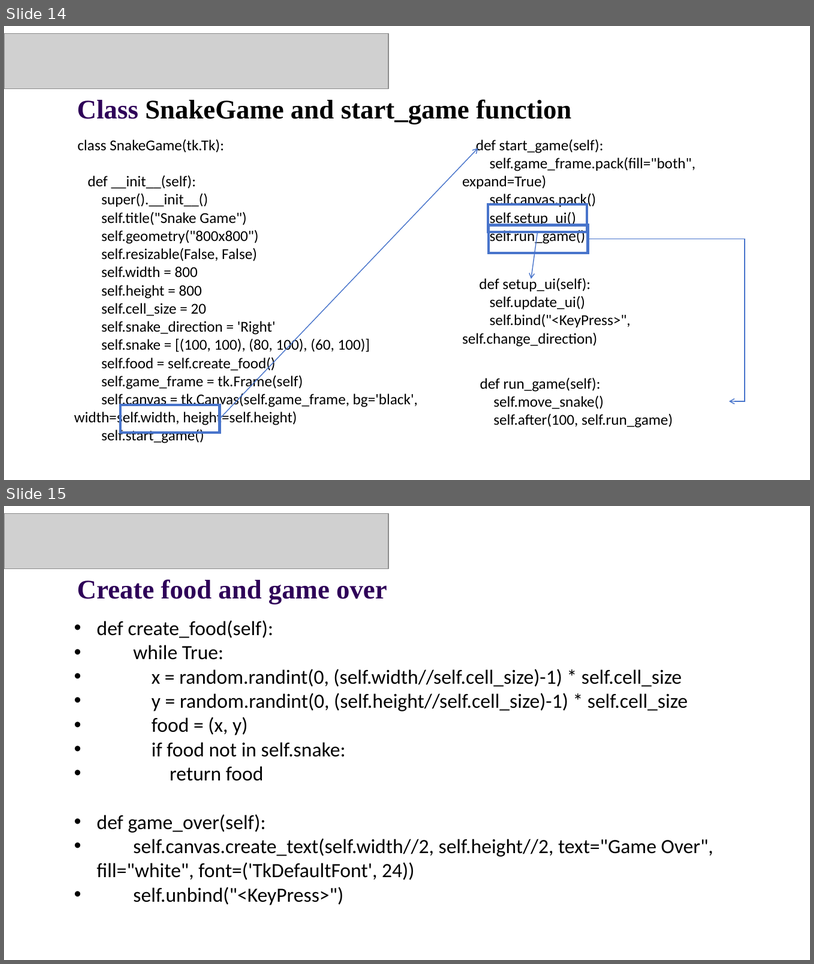
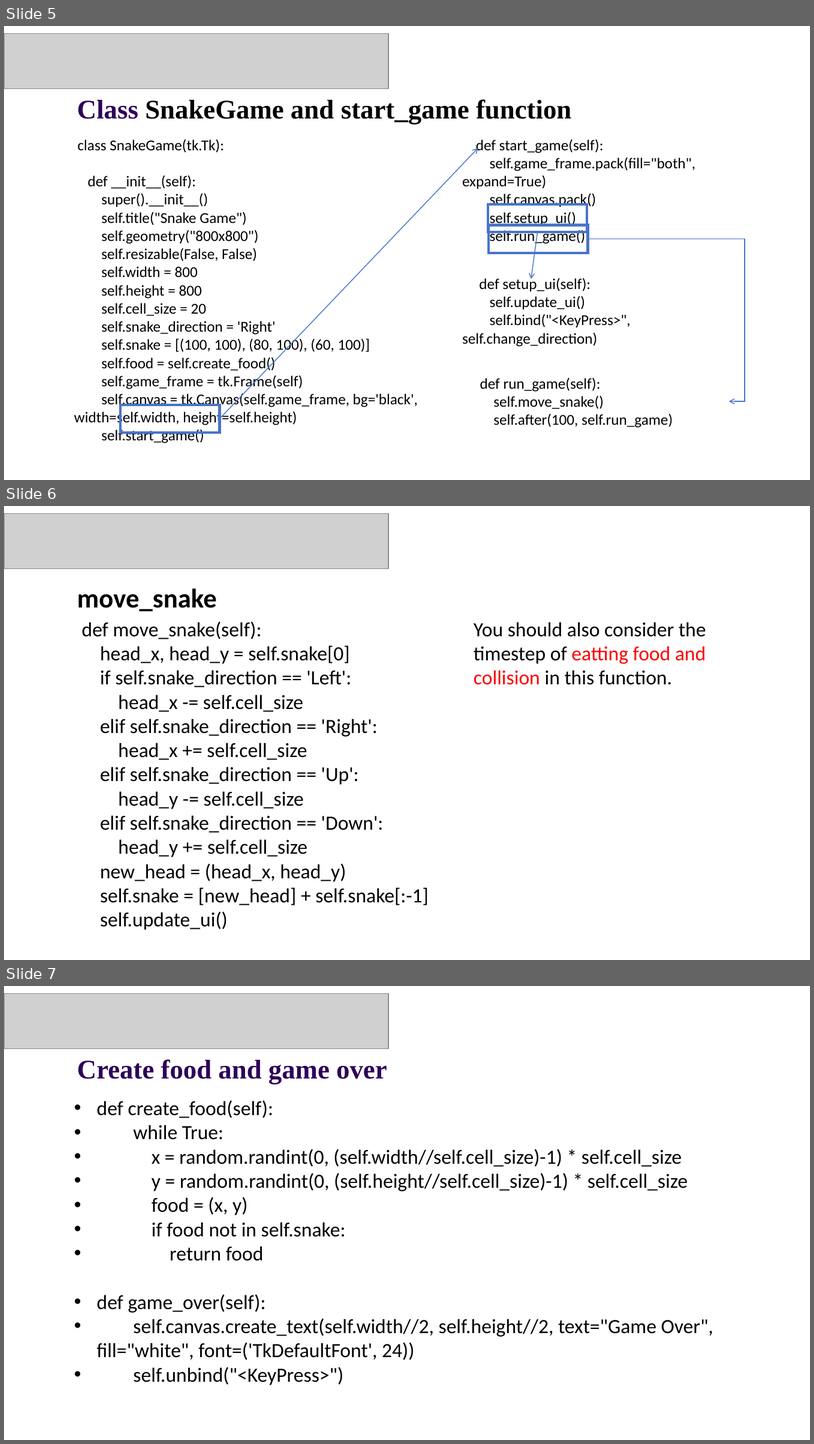
Before and after one commit to Guiliang/courses, a slide deck: cuhk-csc-1004/slides/CSC1004 Tutorial 10.pptx. Shown one above the other, each under a label of ours: slides 14 and 15 before the commit, slides 5, 6 and 7 after it. The pictures are 814x964 and 814x1444 pixels, drawn with LibreOffice and Linux fonts; fonts in the diff are those of the drawing; grey boxes stand for pictures; background and template pictures are left out. Boxes give left, top, right and bottom in pixels: in the first picture for what was removed or moved away, otherwise in the second. Text is boxed around its words. In the diff, an @@ line names an element or a change of style, - is before the commit and + after.

```diff
--- a/cuhk-csc-1004/slides/CSC1004 Tutorial 10.pptx
+++ b/cuhk-csc-1004/slides/CSC1004 Tutorial 10.pptx
@@ slide 6 added at box(4, 506, 810, 960), background picture (left out) @@
@@ picture added at box(4, 513, 389, 568) @@
@@ text added at box(77, 588, 217, 612), 32 pt, text #000000, bold @@
+move_snake
@@ text added at box(82, 621, 429, 930), 24 pt, text #000000 @@
+def move_snake(self):
+head_x, head_y = self.snake[0]
+if self.snake_direction == 'Left':
+head_x -= self.cell_size
+elif self.snake_direction == 'Right':
+head_x += self.cell_size
+elif self.snake_direction == 'Up':
+head_y -= self.cell_size
+elif self.snake_direction == 'Down':
+head_y += self.cell_size
+new_head = (head_x, head_y)
+self.snake = [new_head] + self.snake[:-1]
+self.update_ui()
@@ text added at box(474, 622, 707, 685), 24 pt, text #000000 @@
+You should also consider the timestep of eatting food and collision in this function.
@@ what was slide 14 is now slide 5 @@
@@ what was slide 15 is now slide 7 @@
```
Also in this commit, not shown: 1 slide changed, 1 other slide added, 9 slides removed, 1 other file.
